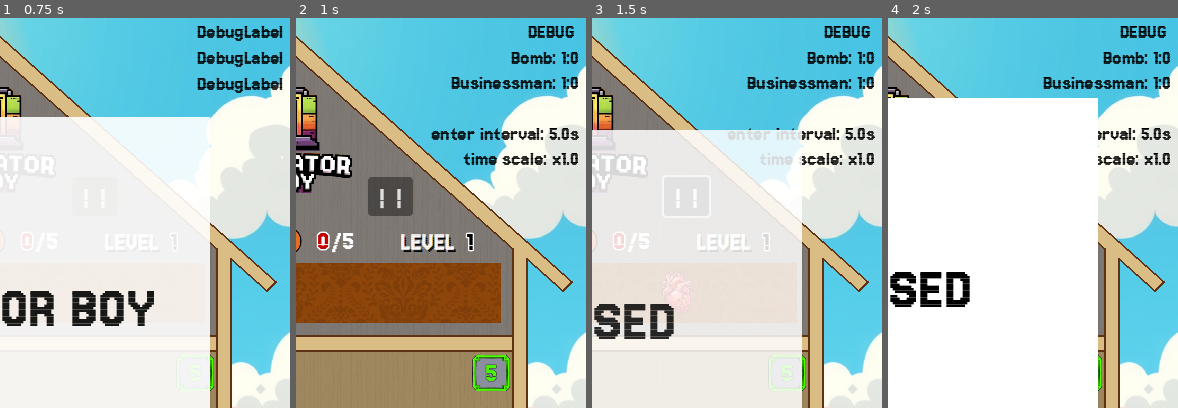
Above: before the commit, frames 1-4 (left to right).
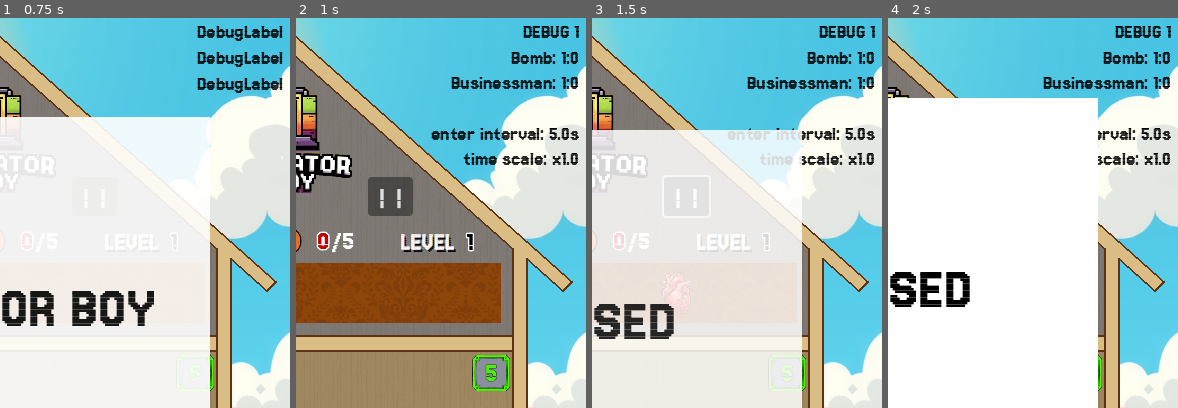
Above: after the commit, the same moments.

Repository: gilad905/elevator-boy
Game: Godot game, scene res://scenes/main.tscn
Two runs of this game, one before a commit and one after it. Both use one fixed random seed, a clock stepped at 60 frames per second and the inputs below.
Inputs:
- Up to frame 1 (0.75 s): click "NEW GAME" at 0.5 s
- Up to frame 2 (1 s): no input
- Up to frame 3 (1.5 s): click "| |" at 1.25 s
- Up to frame 4 (2 s): no input
The pictures show only the part of the screen within x 50-100%, y 0-50%; the shares and areas given below are measured in that part.

Frame 1 is identical in both runs. In frame 2, 0.4% of the frame differs, in the area x 78-98%, y 2-6%; in frame 3, 0.4%; in frame 4, 0.4%.

Commit message:
export_settings -> env

Diff:
--- a/resources/export_settings.gd
+++ /dev/null
@@ -1,4 +0,0 @@
-const obj = {
-  version = "",
-  is_dev = true,
-}
--- a/scripts/debug.gd
+++ b/scripts/debug.gd
@@ -1,8 +1,8 @@
 extends VBoxContainer
 
 func load_labels() -> void:
-	var pref = "DEBUG " if Settings.is_dev else ""
-	$Version.text = pref + Settings.version
+	var pref = "DEBUG " if Env.is_dev else ""
+	$Version.text = pref + Env.version
 	var level_desc = get_level_desc()
 	$Level.text = level_desc
 	update_dynamic_labels()
--- /dev/null
+++ b/scripts/globals/env.gd
@@ -0,0 +1,13 @@
+class_name Env
+
+# auto-detects dev environment; override with ELEVATOR_ENV=dev or ELEVATOR_ENV=prod
+static func _resolve_is_dev() -> bool:
+	var env: String = OS.get_environment("ELEVATOR_ENV").to_lower()
+	if env == "dev":
+		return true
+	if env == "prod":
+		return false
+	return OS.has_feature("editor") or OS.is_debug_build()
+
+static var is_dev: bool = _resolve_is_dev()
+static var version: String = "1"
--- a/scripts/globals/npcs.gd
+++ b/scripts/globals/npcs.gd
@@ -68,7 +68,7 @@
 	return frequencies
 
 static func _get_npc_frequency(type: Npc.Type) -> int:
-	# if Settings.is_dev and type == Npc.Type.Bomb:
+	# if Env.is_dev and type == Npc.Type.Bomb:
 	# 	return 2
 	var start_freq = Settings.npc_meta[type].start_frequency
 	if start_freq <= 0:
--- a/scripts/globals/settings.gd
+++ b/scripts/globals/settings.gd
@@ -1,15 +1,11 @@
 extends Node
-
-const _export_settings = preload("res://resources/export_settings.gd").obj
-const is_dev = _export_settings.is_dev
-const version = _export_settings.version
 
 const money_by_happy_count: Array[int] = [0, 1, 5, 10, 20]
 const angry_money_loss: int = 5
 # const win_on_amount: int = 50
-const win_on_amount: int = 1 if is_dev else 50
+static var win_on_amount: int = 1 if Env.is_dev else 50
 const lose_on_angries: int = 5
-# const lose_on_angries: int = 100 if is_dev else 5
+# var lose_on_angries: int = 100 if is_dev else 5
 
 const npc_meta = {
 	Npc.Type.Person: {
@@ -68,4 +64,6 @@
 static var floor_count: int
 
 func _ready() -> void:
+	print("-- Env:     %s" % ("DEV" if Env.is_dev else "PROD"))
+	print("-- Version: %s" % Env.version)
 	floor_count = Nodes.Floors.get_child_count()
--- a/scripts/globals/state.gd
+++ b/scripts/globals/state.gd
@@ -4,7 +4,7 @@
 
 static var _default = {
 	current_level = 1,
-	# current_level = 5 if Settings.is_dev else 1,
+	# current_level = 5 if Env.is_dev else 1,
 	closet = [Item.Type.Life, Item.Type.Life],
 }
 
@@ -12,7 +12,7 @@
 static var closet: Array = _default.closet.duplicate()
 
 static func _static_init() -> void:
-	if Settings.is_dev:
+	if Env.is_dev:
 		_default.closet = [Item.Type.Life, Item.Type.Broom, Item.Type.Life]
 		closet = _default.closet.duplicate()
 	_load()
--- a/scripts/main.gd
+++ b/scripts/main.gd
@@ -10,7 +10,7 @@
 	var choice = await modal.show_menu(Settings.modal_meta.welcome)
 	if choice == "new_game":
 		State.reset()
-	# if Settings.is_dev:
+	# if Env.is_dev:
 		# State.reset()
 	# else:
 		# var choice = await modal.show_menu(Settings.modal_meta.welcome)
@@ -18,7 +18,7 @@
 		# 	State.reset()
 	init_level()
 	$Debug.load_labels()
-	if not Settings.is_dev:
+	if not Env.is_dev:
 		await modal.show_modal("LEVEL %d - GET READY" % State.current_level)
 	await get_tree().create_timer(1, false).timeout
 	start_level()
--- a/scripts/npc/person.gd
+++ b/scripts/npc/person.gd
@@ -11,7 +11,7 @@
 	to_animate = $Face
 	$AngryResult/Amount.text = "-%s" % Settings.angry_money_loss
 	super()
-	# if Settings.is_dev:
+	# if Env.is_dev:
 	# 	await get_tree().create_timer(2).timeout
 	# 	remove(Npc.RemovalType.Fall)
 	# 	show_result(false)
Not shown, changed: .custom-scripts/export-and-commit.ps1
Not shown, changed: .gitignore
